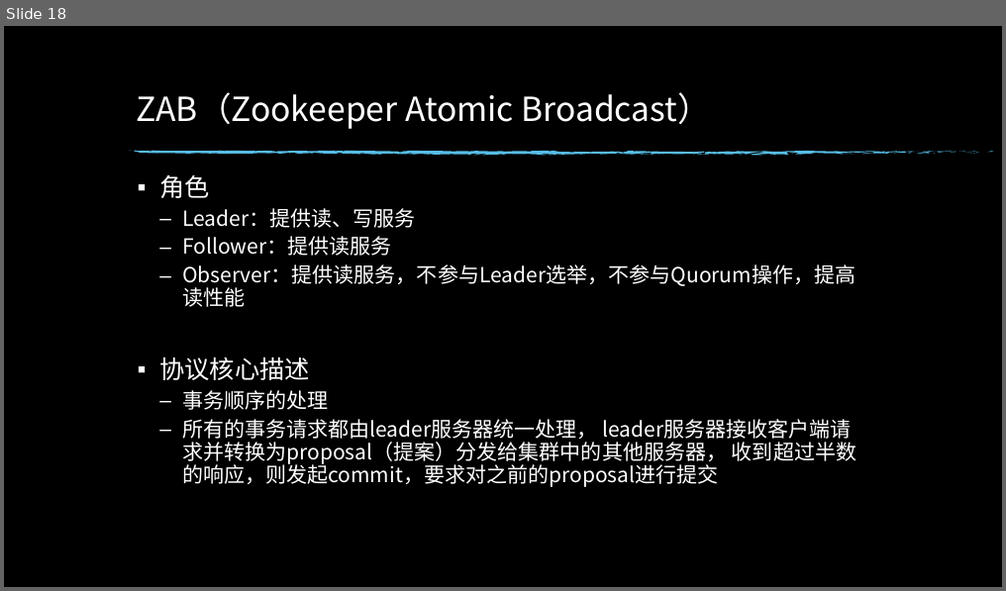
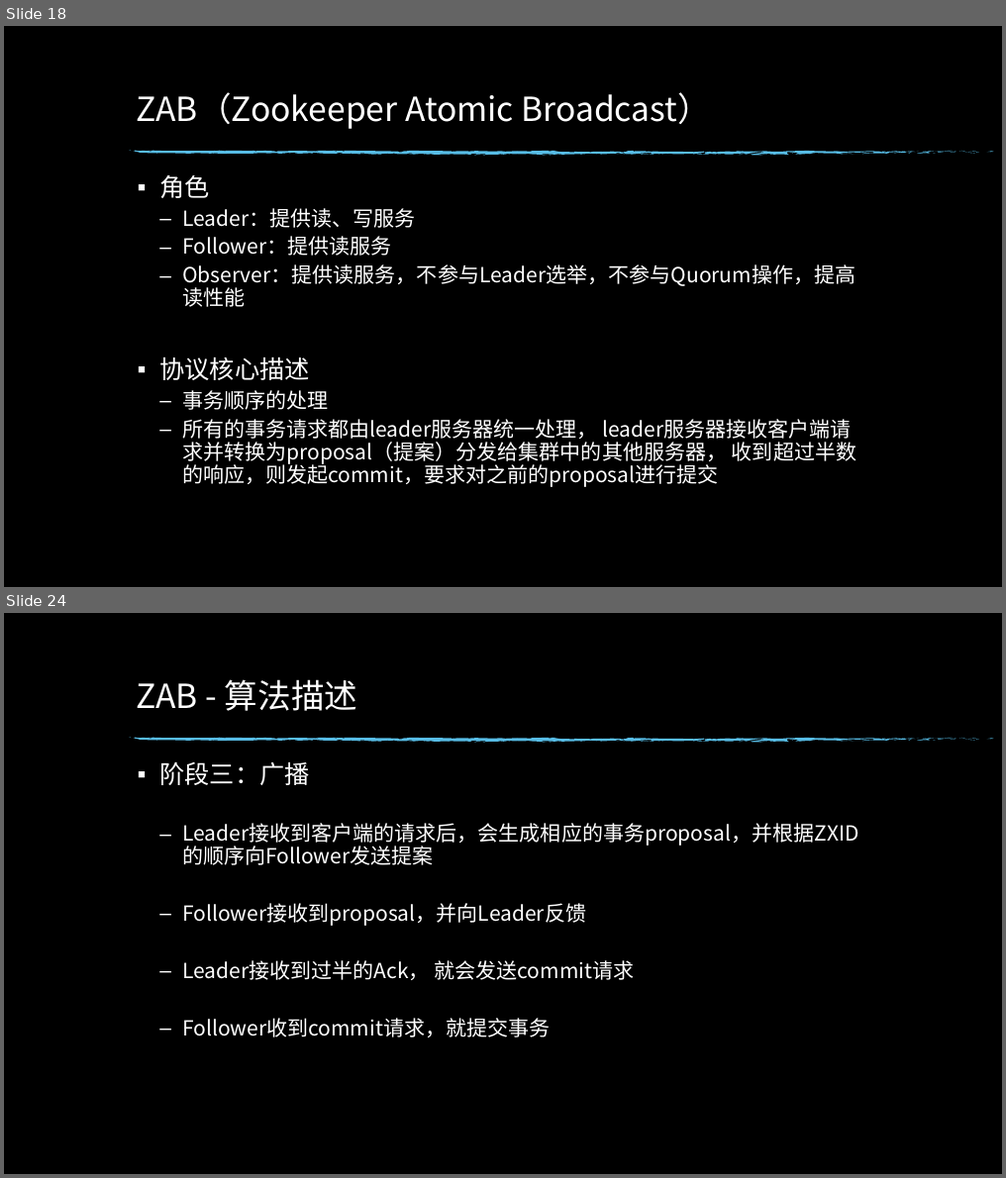
Before and after one commit to edwin1215/edwin, a slide deck: 分布式一致性原理.pptx. Shown one above the other, each under a label of ours: slide 18 before the commit, slides 18 and 24 after it; the slides between them are not shown. The pictures are 1006x591 and 1006x1178 pixels, drawn with LibreOffice and Linux fonts; fonts in the diff are those of the drawing; background and template pictures are left out. Boxes give left, top, right and bottom in pixels: in the first picture for what was removed or moved away, otherwise in the second. Text is boxed around its words. In the diff, an @@ line names an element or a change of style, - is before the commit and + after.

```diff
--- a/分布式一致性原理.pptx
+++ b/分布式一致性原理.pptx
@@ slide 24 added at <box>4,613,1002,1174</box>, background picture (left out); not listed: 74 template elements that a slide beside it also shows @@
@@ title added at <box>136,679,358,711</box>, 32 pt, text #FFFFFF @@
+ZAB - 算法描述
@@ text added at <box>159,761,859,1038</box>, 20 pt, text #FFFFFF @@
+▪ 阶段三：广播
+  – Leader接收到客户端的请求后，会生成相应的事务proposal，并根据ZXID的顺序向Follower发送提案
+  – Follower接收到proposal，并向Leader反馈
+  – Leader接收到过半的Ack， 就会发送commit请求
+  – Follower收到commit请求，就提交事务
```
Also in this commit, not shown: 5 slides changed, 7 other slides added.
